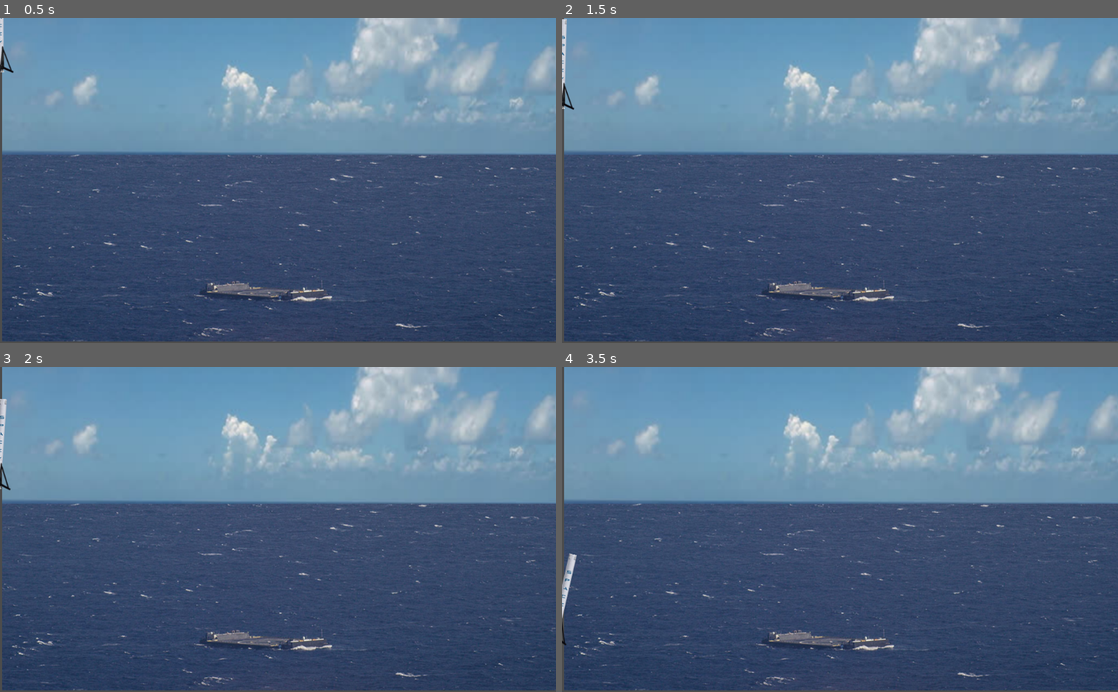
Above: before the commit, frames 1-4 (two rows, left to right).
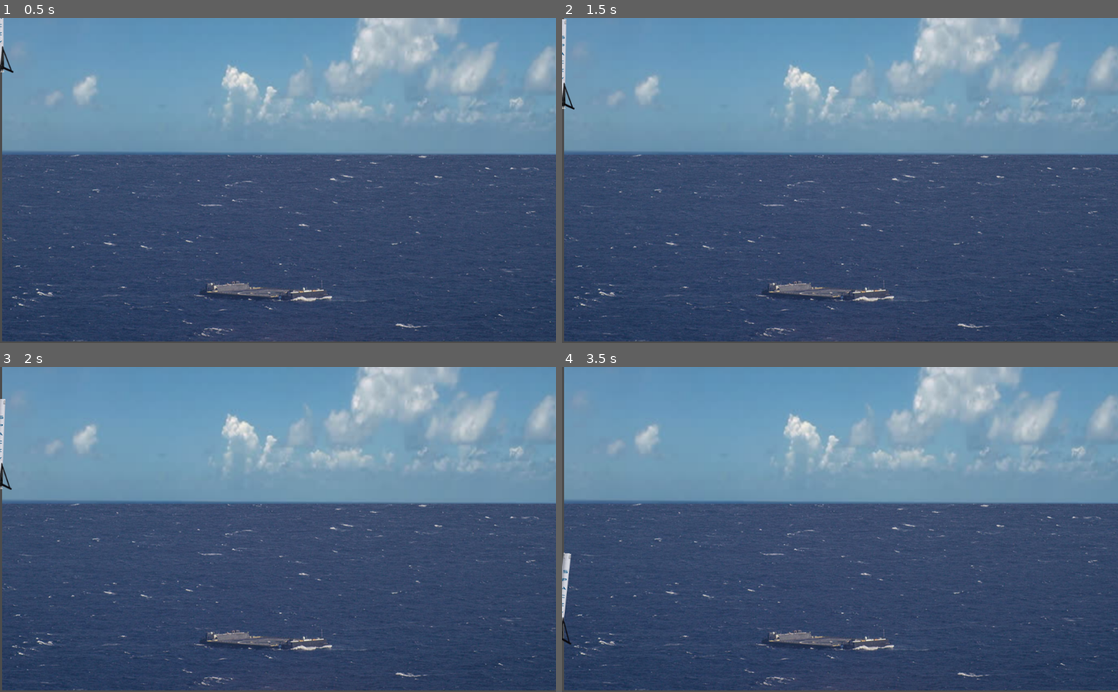
Above: after the commit, the same moments.

Repository: rgilpt/PythonGreatPathChallenges
Game: Godot game, scene res://Node2D.tscn
Two runs of this game, one before a commit and one after it. Both use one fixed random seed, a clock stepped at 60 frames per second and the inputs below.
Inputs:
- Up to frame 1 (0.5 s): no input
- Up to frame 2 (1.5 s): tap Enter (ui_accept) at 0.5, 0.77 s; hold Right (ui_right) 0.53-1.28 s; hold Left (ui_left) from 1.28 s (still down)
- Up to frame 3 (2 s): keep holding Left (ui_left); tap Enter (ui_accept) at 1.52 s
- Up to frame 4 (3.5 s): release Left (ui_left) at 2.03 s; hold Right (ui_right) from 2.03 s (still down); tap Enter (ui_accept) at 3.02 s

Frame 1 is identical in both runs. In frame 2, less than 0.1% of the frame differs, in the area x 0-3%, y 0-29%; in frame 3, 0.1%; in frame 4, 0.3%, in the area x 0-3%, y 57-86%.

Commit message:
+Add: spaceX resolution

Diff:
--- a/2.1.1.SpaceXLander/Adv/SpaceXChallenge/KinematicBody2D.gd
+++ b/2.1.1.SpaceXLander/Adv/SpaceXChallenge/KinematicBody2D.gd
@@ -26,7 +26,7 @@
 	speed_vector.x = 0
 #	speed_vector.y += GRAVITY
 	var angle = self.transform.get_rotation()
-	print(angle)
+#	print(angle)
 	if Input.is_action_pressed("ui_left"):
 		add_torque(-10)
 
--- a/2.1.1.SpaceXLander/Adv/SpaceXChallenge/Node2D.tscn
+++ b/2.1.1.SpaceXLander/Adv/SpaceXChallenge/Node2D.tscn
@@ -6,6 +6,7 @@
 
 [sub_resource type="PhysicsMaterial" id=3]
 bounce = 0.14
+absorbent = true
 
 [sub_resource type="RectangleShape2D" id=1]
 extents = Vector2( 8.12688, 82.5569 )
@@ -22,6 +23,7 @@
 [node name="KinematicBody2D" type="RigidBody2D" parent="."]
 position = Vector2( -0.5, 6.5 )
 physics_material_override = SubResource( 3 )
+angular_damp = 3.0
 script = ExtResource( 3 )
 
 [node name="spr_lander2" type="Sprite" parent="KinematicBody2D"]
